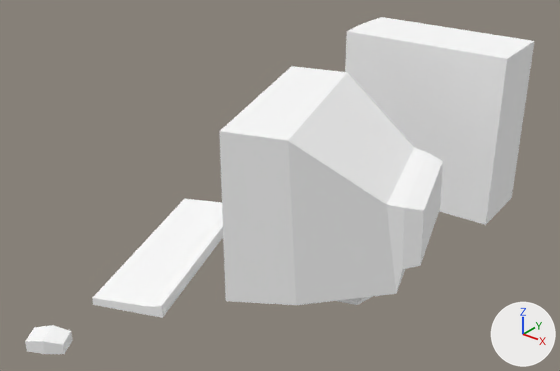
The FBX model assets/Office/computer_06.fbx as it was, and as the next commit left it.
Both versions are drawn from a 50 mm lens placed at (-2.914, 2.574, 2.224), pointed at (-4.294, 4.3, 1.154). Every picture has the same lights, and +X, +Y and +Z are marked at lower right. The first picture is the older version. Where no turn or scale is listed for an object, it has been applied to the vertices.

The first picture shows 'computer_keyboard5', 'computer_monitor5', 'computer_mouse5', 'computer_tower5'.
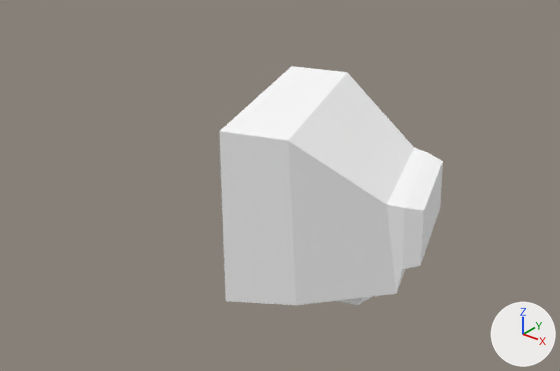
Diff of the bpy script that builds the scene:
```diff
--- a/assets/Office/computer_06.fbx.py
+++ b/assets/Office/computer_06.fbx.py
@@ ob_computer_mouse5 @@
-ob_computer_mouse5 = bpy.data.objects.new('computer_mouse5', me_mesh_002)
-ob_computer_mouse5.location = (-4.5, 3.538, 0.887)
@@ ob_computer_tower5 @@
-ob_computer_tower5 = bpy.data.objects.new('computer_tower5', me_mesh_003)
-ob_computer_tower5.location = (-4.173, 5.043, 0.891)
@@ ob_computer_keyboard5 @@
-ob_computer_keyboard5 = bpy.data.objects.new('computer_keyboard5', me_mesh_001)
-ob_computer_keyboard5.location = (-4.572, 4.091, 0.897)
```

Boxes [x1, y1, x2, y2] around the edits, measured in the pictures (560 x 371 px):
'computer_tower5', deleted
    before: [345, 17, 534, 225]
'computer_keyboard5', deleted
    before: [92, 199, 223, 318]
'computer_mouse5', deleted
    before: [25, 325, 72, 354]
